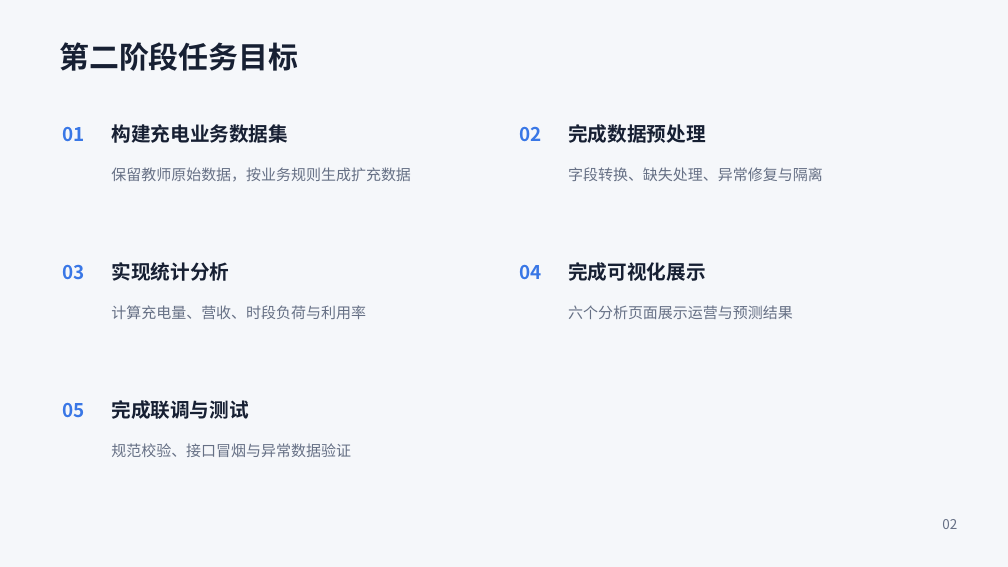
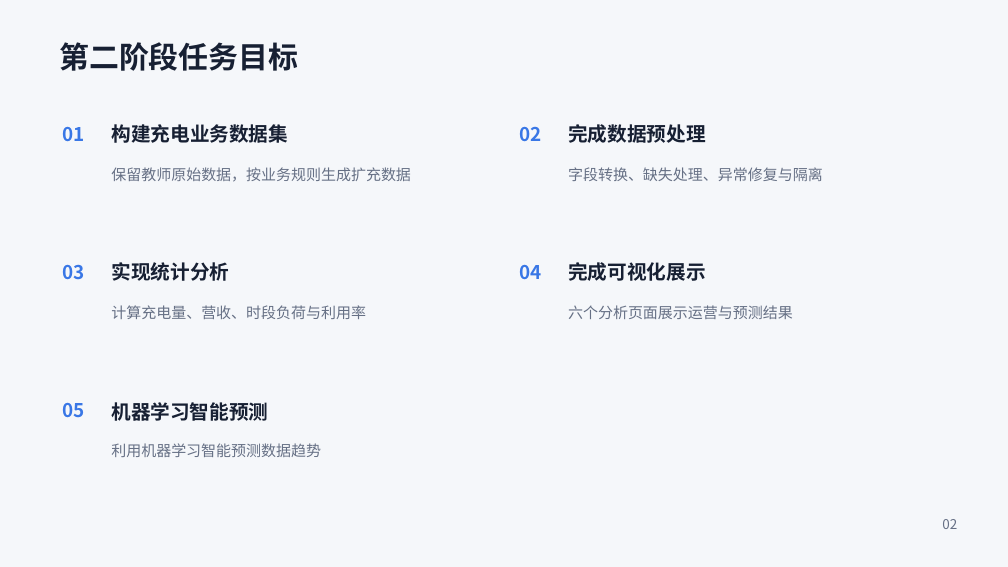
Before and after one commit to Gale-Verdict/Gale-Verdict-software-developing, a slide deck: slide 2 of 第二阶段项目路演_第四组.pptx. Drawn at 1008x567 pixels with LibreOffice and Linux fonts; fonts in the diff are those of the drawing. Boxes give left, top, right and bottom in pixels: in the first picture for what was removed or moved away, otherwise in the second. Text is boxed around its words. In the diff, an @@ line names an element or a change of style, - is before the commit and + after.

Commit message:
项目目标更新，最后一个改为智能预测

```diff
--- a/第二阶段项目路演_第四组.pptx
+++ b/第二阶段项目路演_第四组.pptx
@@ text at bbox=[111, 402, 268, 421]: text changed @@
-完成联调与测试
+机器学习智能预测
@@ text at bbox=[111, 443, 321, 457]: text changed @@
-规范校验、接口冒烟与异常数据验证
+利用机器学习智能预测数据趋势
```
